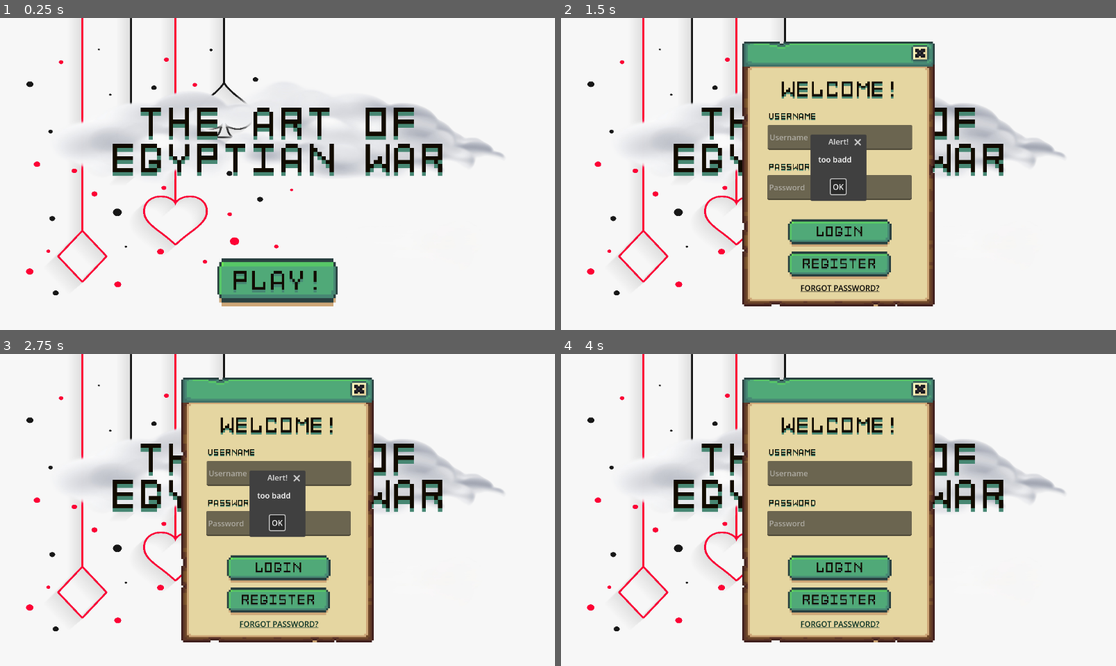
Above: before the commit, frames 1-4 (two rows, left to right).
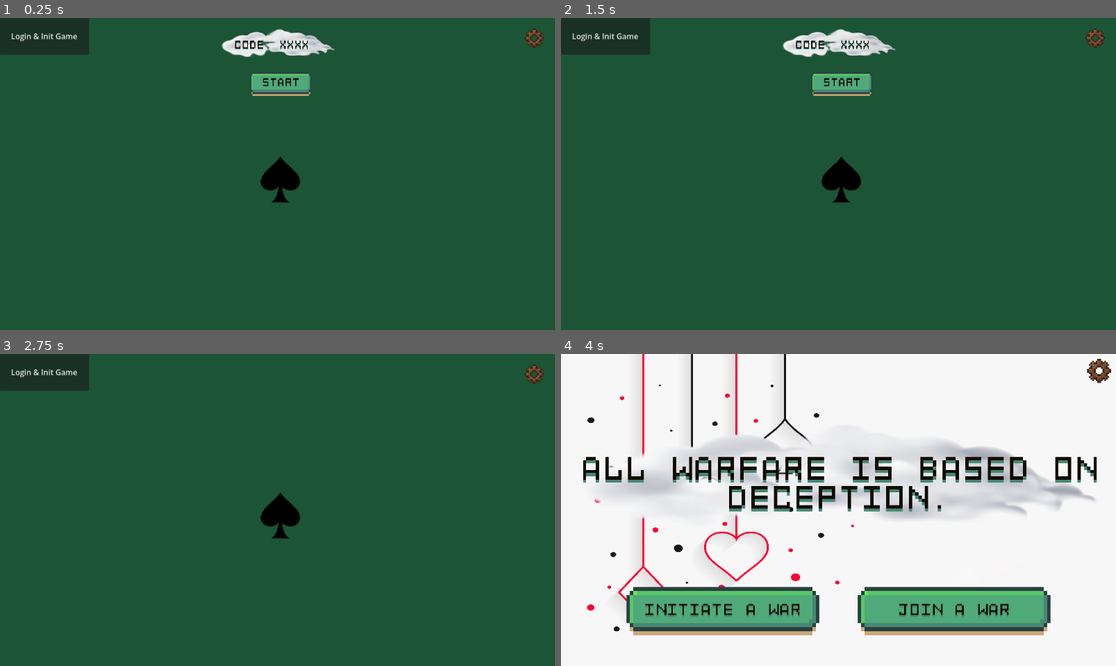
Above: after the commit, the same moments.

Repository: spicywheatbread/art-of-egyptian-war
Game: Godot game, scene res://Assets/Scenes/Game.tscn
The game is run twice, just before and just after one commit, with the same random seed, the same clock (stepped at 60 frames per second) and the same inputs. Before the commit the project starts from res://Assets/Scenes/Login.tscn.
Inputs (mouse positions are in pixels of both pictures, inside the frame that each line leads up to):
- Up to frame 1 (0.25 s): no input
- Up to frame 2 (1.5 s): click (838, 283) at 0.5 s, where only the run before the commit has a clickable "PLAY!"; click (838, 283) at 1.25 s, where only the run before the commit has a clickable "PLAY!"
- Up to frame 3 (2.75 s): click (283, 419) at 2.02 s
- Up to frame 4 (4 s): click (838, 522) at 2.75 s, where only the run before the commit has a clickable "OK"; click (605, 372) at 3.5 s, where only the run after the commit has a clickable "Login & Init Game"

The runs differ from the first frame. In frame 1, 99% of the frame differs, in the area x 0-100%, y 0-100%; in frame 2, 99%; in frame 3, 99%; in frame 4, 41%.

Commit message:
add win/lose screen

Diff:
--- /dev/null
+++ b/Assets/Scenes/GameObjects/gameover.tscn
@@ -0,0 +1,53 @@
+[gd_scene format=3 uid="uid://uip3jpt00mk6"]
+
+[ext_resource type="Texture2D" uid="uid://c7sjej3uh7fl4" path="res://Assets/Images/UI/Win_Lose.png" id="1_vlr4b"]
+[ext_resource type="FontFile" uid="uid://6303at6snnwr" path="res://Assets/Font/Font1.png" id="2_s7y6c"]
+
+[sub_resource type="AtlasTexture" id="AtlasTexture_i821v"]
+atlas = ExtResource("1_vlr4b")
+region = Rect2(11, 299, 90, 74)
+
+[sub_resource type="AtlasTexture" id="AtlasTexture_xdy2a"]
+atlas = ExtResource("1_vlr4b")
+region = Rect2(161, 386, 29, 28)
+
+[sub_resource type="AtlasTexture" id="AtlasTexture_0wmgo"]
+atlas = ExtResource("1_vlr4b")
+region = Rect2(316, 387, 25, 25)
+
+[node name="GameOver" type="Node2D" unique_id=1799306605]
+
+[node name="Popup" type="TextureRect" parent="." unique_id=1819844844]
+offset_left = 381.0
+offset_top = 134.0
+offset_right = 815.1892
+offset_bottom = 491.0
+texture = SubResource("AtlasTexture_i821v")
+
+[node name="WinningIcon" type="TextureRect" parent="Popup" unique_id=981607548]
+visible = false
+layout_mode = 0
+offset_left = 142.0
+offset_top = 36.0
+offset_right = 298.0
+offset_bottom = 192.0
+texture = SubResource("AtlasTexture_xdy2a")
+
+[node name="LosingIcon" type="TextureRect" parent="Popup" unique_id=538973930]
+layout_mode = 0
+offset_left = 151.0
+offset_top = 54.0
+offset_right = 303.0
+offset_bottom = 206.0
+texture = SubResource("AtlasTexture_0wmgo")
+
+[node name="Label" type="Label" parent="Popup" unique_id=1430468032]
+layout_mode = 0
+offset_left = 60.0
+offset_top = 239.0
+offset_right = 391.0
+offset_bottom = 305.0
+theme_override_fonts/font = ExtResource("2_s7y6c")
+theme_override_font_sizes/font_size = 40
+text = "YOU LOST!"
+horizontal_alignment = 1
--- a/project.godot
+++ b/project.godot
@@ -11,7 +11,7 @@
 [application]
 
 config/name="EgyptianWar"
-run/main_scene="uid://dqryd53k7p17l"
+run/main_scene="uid://dsqmyrt7yxj4c"
 config/features=PackedStringArray("4.6", "Forward Plus")
 config/icon="res://Assets/Images/icon.svg"
 
Not shown, changed: server/src/gameLoop.ts
